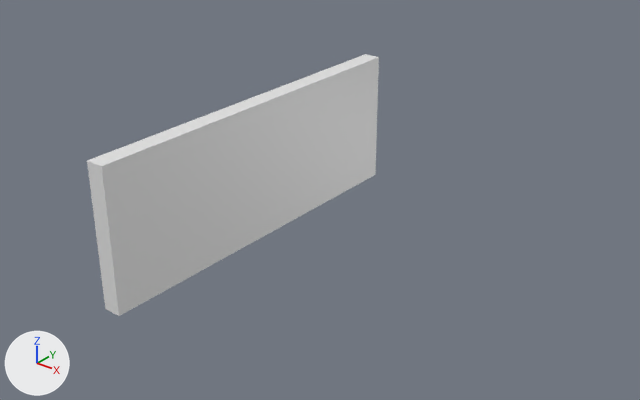
Two versions of the glTF model public/models/ram.gltf, one commit apart.
Rendered twice from a 50 mm lens placed at (7.78, -8.32, 5.02), pointed at (0.8, 0.4, -0.39). Lighting does not change. The marker at lower left points along +X, +Y and +Z. The first picture is the older version. Where no turn or scale is listed for an object, it has been applied to the vertices. Vertices at exactly the same position are counted once.
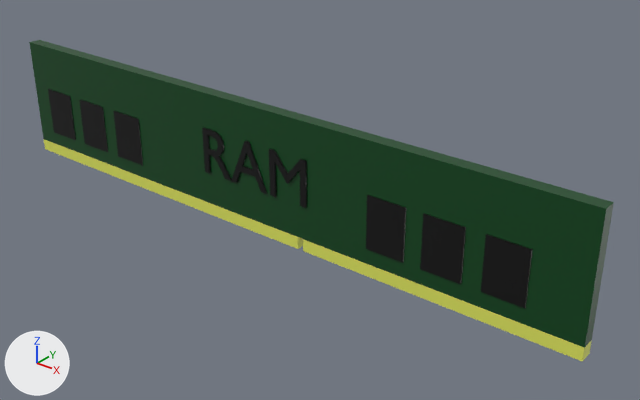
Where the change shows, as pixel boxes [x1, y1, x2, y2] in the pictures (640 x 400 px):
'Cube', recoloured, reshaped, rescaled (100% wider, 22% taller): before [87, 54, 379, 316]; after [29, 40, 614, 361]
'Cube.004', added (black): after [481, 234, 532, 308]
'Cube.005', added (black): after [420, 213, 466, 284]
'Text', added (black): after [202, 127, 307, 208]
'Cube.006', added (black): after [366, 195, 406, 263]
'Cube.003', added (black): after [113, 111, 143, 165]
'Cube.002', added (black): after [79, 99, 108, 152]
'Cube.001', added (black): after [48, 89, 76, 140]
part 1 of me_cube, added: after [29, 40, 614, 361]

Patch to the scene script:
```diff
--- a/public/models/ram.gltf.py
+++ b/public/models/ram.gltf.py
@@ mat_material @@
 mat_material = principled_material('Material')
-mat_material.base_color = (0.8, 0.8, 0.8)  # white #e7e7e7
+mat_material.base_color = (0.00132, 0.0607, 0.0105)  # dark green #04461a
 mat_material.roughness = 0.4
@@ me_cube @@
 # used by ob_cube; location = (0.0, 0.0, 0.0); scale = (0.13, 2.7, 1.0)
-me_cube.from_pydata(...)  # 8 vertices, 12 faces; spans x -1.0..1.0, y -1.0..1.0, z -1.0..1.0
+me_cube.from_pydata(...)  # 636 vertices, 1268 faces; spans x -1.0..1.0, y -1.0..1.0, z -1.0..1.0
+# me_cube part 1: 628 vertices added at x -1.0..1.0, y -1.0..1.0, z -1.0..1.0
 me_cube.materials.append(mat_material)
+me_cube.materials.append(mat_material_007)  # yellow #e4eb62
@@ ob_cube @@
 ob_cube.location = (0.0, 0.0, 0.0)
-ob_cube.scale = (0.13, 2.7, 1.0)
+ob_cube.scale = (4.96, 0.0979, 0.956)
@@ ob_text @@
+ob_text = bpy.data.objects.new('Text', me_text)  # 238 vertices, 476 faces; spans x 0.08..1.98, y -0.02..0.02, z 0.0..0.69; in mat_material_008 (black #000000)
+ob_text.location = (-1.01, -0.11, -0.26)
@@ ob_cube_004 @@
+ob_cube_004 = bpy.data.objects.new('Cube.004', me_cube_004)  # a box spanning x -0.287..0.287, y -0.101..0.101, z -0.383..0.383; in mat_material_004 (black #000000)
+ob_cube_004.location = (3.93, -0.01, -0.16)
@@ ob_cube_005 @@
+ob_cube_005 = bpy.data.objects.new('Cube.005', me_cube_005)  # a box spanning x -0.287..0.287, y -0.101..0.101, z -0.383..0.383; in mat_material_005 (black #000000)
+ob_cube_005.location = (3.08, -0.01, -0.16)
@@ ob_cube_006 @@
+ob_cube_006 = bpy.data.objects.new('Cube.006', me_cube_006)  # a box spanning x -0.287..0.287, y -0.101..0.101, z -0.383..0.383; in mat_material_006 (black #000000)
+ob_cube_006.location = (2.25, -0.01, -0.16)
@@ ob_cube_003 @@
+ob_cube_003 = bpy.data.objects.new('Cube.003', me_cube_003)  # a box spanning x -0.287..0.287, y -0.101..0.101, z -0.383..0.383; in mat_material_003 (black #000000)
+ob_cube_003.location = (-2.63, -0.01, -0.16)
@@ ob_cube_002 @@
+ob_cube_002 = bpy.data.objects.new('Cube.002', me_cube_002)  # a box spanning x -0.287..0.287, y -0.101..0.101, z -0.383..0.383; in mat_material_002 (black #000000)
+ob_cube_002.location = (-3.48, -0.01, -0.16)
@@ ob_cube_001 @@
+ob_cube_001 = bpy.data.objects.new('Cube.001', me_cube_001)  # a box spanning x -0.287..0.287, y -0.101..0.101, z -0.383..0.383; in mat_material_001 (black #000000)
+ob_cube_001.location = (-4.31, -0.01, -0.16)
```
